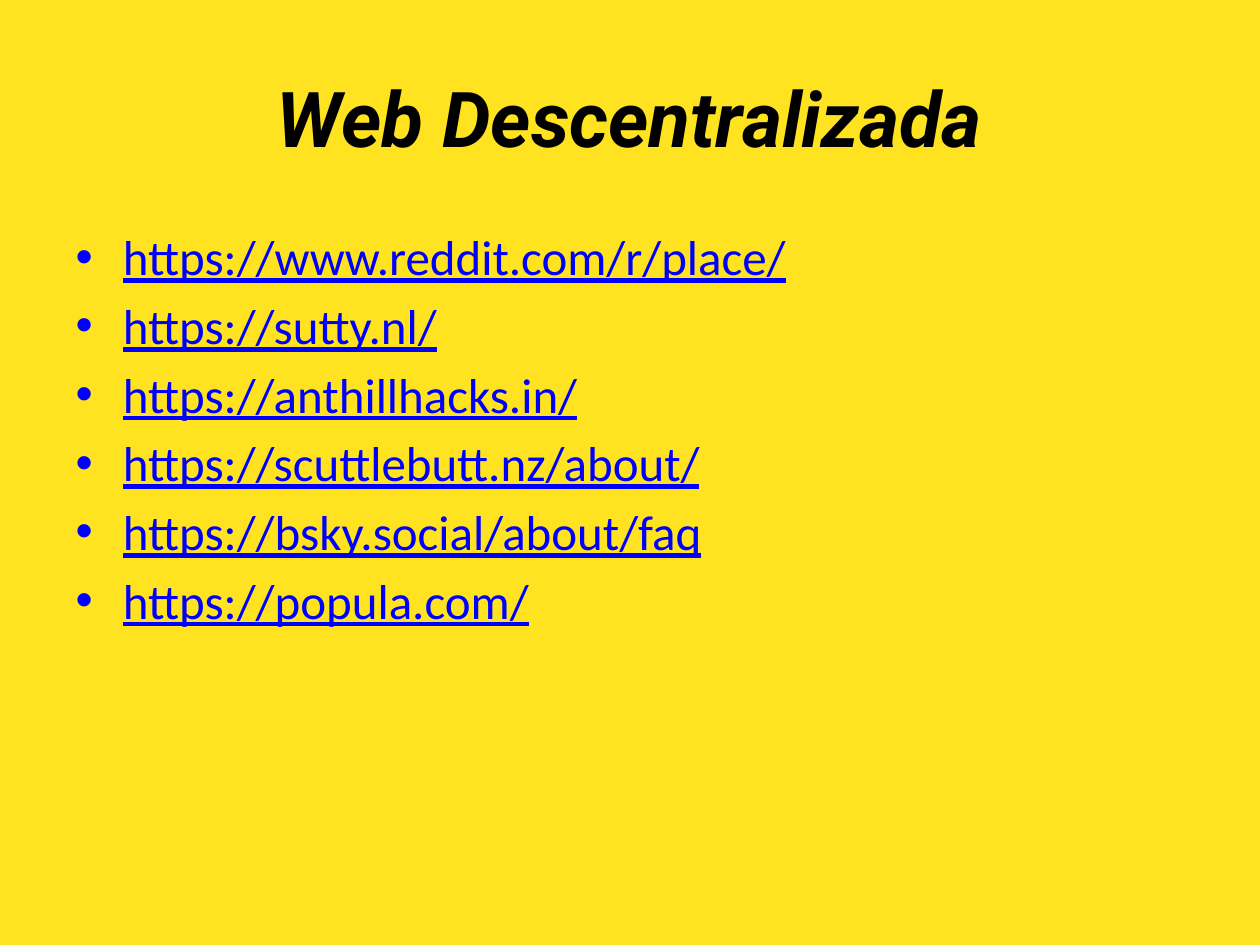
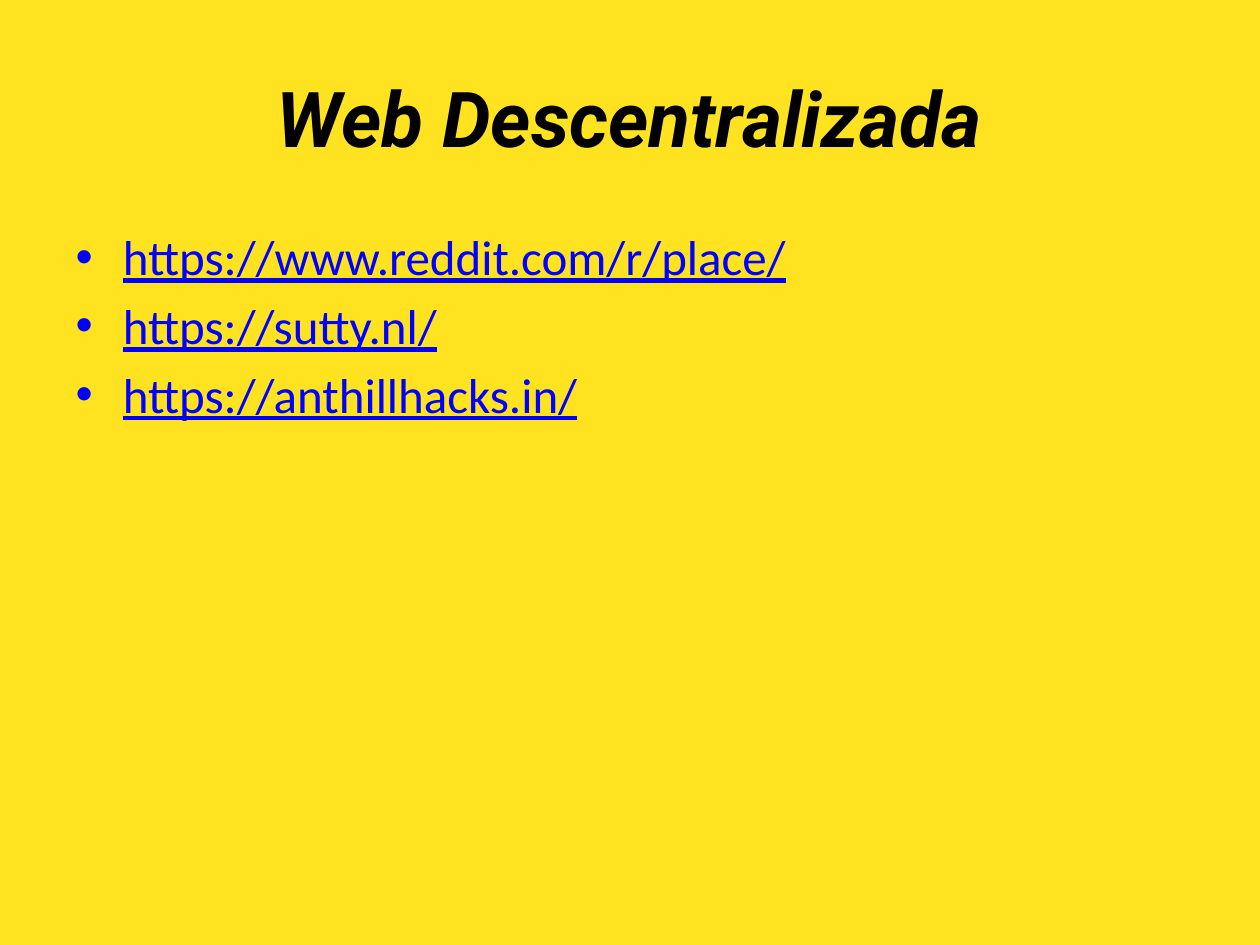
Before and after one commit to mariajoafana/introduccion_humanidades_digitales, a slide deck: slide 20 of Día 1/11 - Colaboración.pptx (slide 19 before the commit). Drawn at 1260x945 pixels with LibreOffice and Linux fonts; fonts in the diff are those of the drawing. Boxes give left, top, right and bottom in pixels: in the first picture for what was removed or moved away, otherwise in the second. Text is boxed around its words. In the diff, an @@ line names an element or a change of style, - is before the commit and + after.

```diff
--- a/Día 1/11 - Colaboración.pptx
+++ b/Día 1/11 - Colaboración.pptx
@@ text at (x1=123, y1=447, x2=701, y2=627): paragraphs removed @@
-• https://scuttlebutt.nz/about/
-• https://bsky.social/about/faq
-• https://popula.com/
```
Also in this commit, not shown: 1 slide added.
